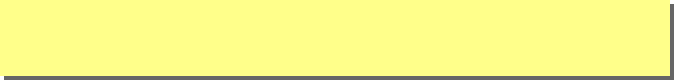
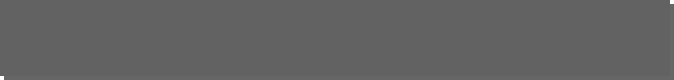
Before/after of a 674 x 80 layered artwork. What changed in the layer stack:
painted on "图层" over (0, 0, 670, 76)
